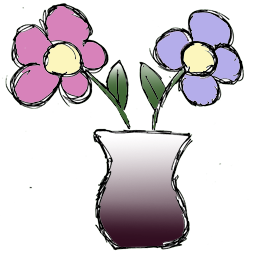
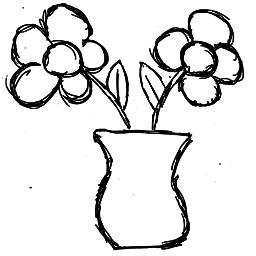
Layer changes from the first 256x256 image to the second:
hid "Layer 2" over [15, 6, 240, 247]
added layer "Layer 1 copy 3" above "Layer 1 copy 2" over [1, 3, 249, 251]
added layer "Layer 1 copy 2" above "Layer 1 copy" over [1, 3, 249, 251]
added layer "Layer 1 copy" above "Layer 1" over [1, 3, 249, 251]
painted on "Layer 1" over [1, 3, 244, 251]
